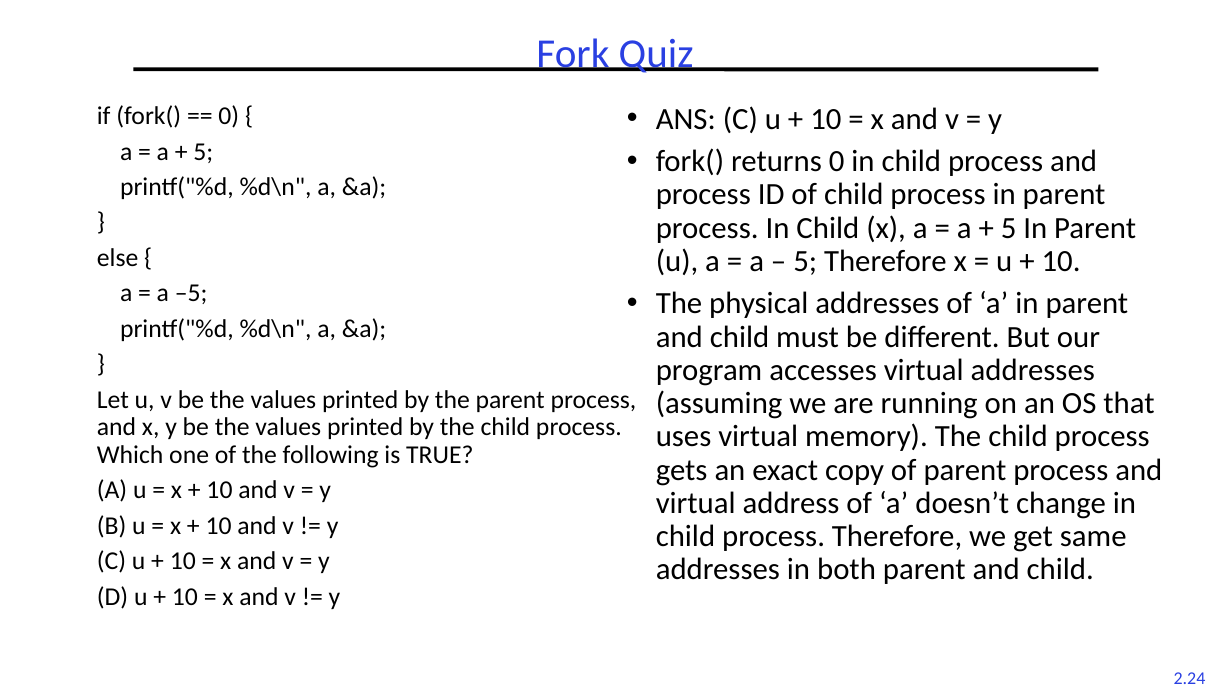
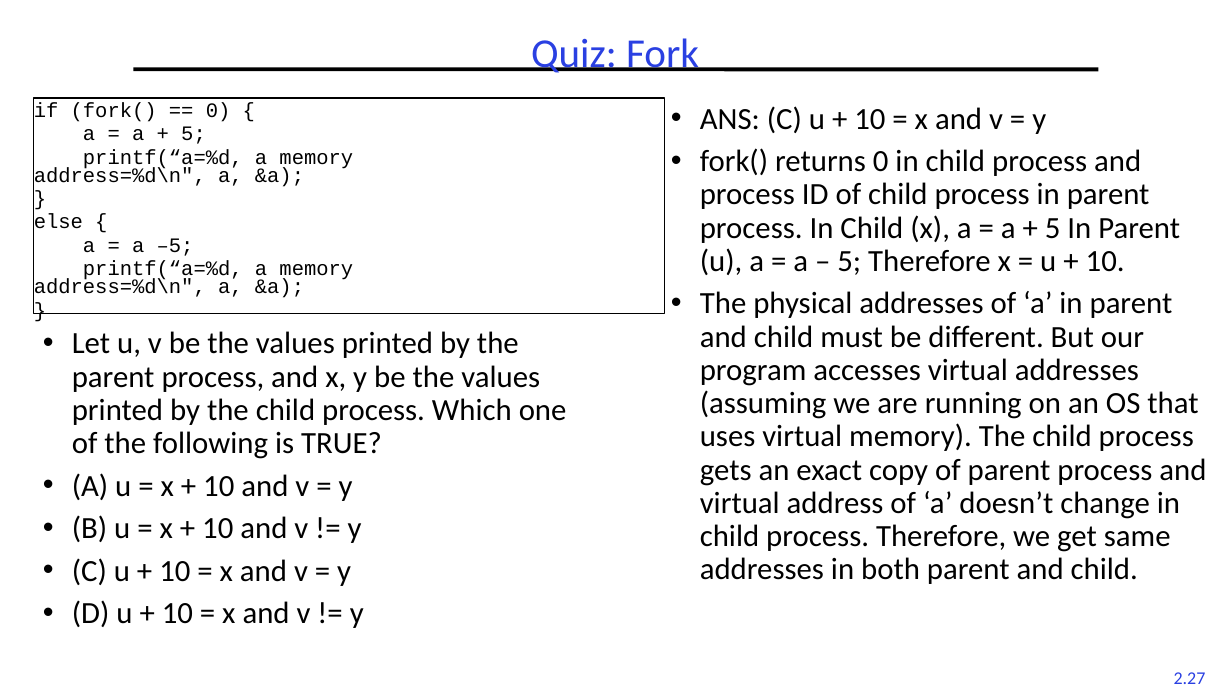
Before and after one commit to guhofstra/CSC256Fa25, a slide deck: slide 27 of PPTs/L2-Processes Threads.pptx (slide 24 before the commit). Drawn at 1232x693 pixels with LibreOffice and Linux fonts; fonts in the diff are those of the drawing. Boxes give left, top, right and bottom in pixels: in the first picture for what was removed or moved away, otherwise in the second. Text is boxed around its words. In the diff, an @@ line names an element or a change of style, - is before the commit and + after.

```diff
--- a/PPTs/L2-Processes Threads.pptx
+++ b/PPTs/L2-Processes Threads.pptx
@@ title at bbox=[531, 38, 699, 73]: text changed @@
-Fork Quiz
+Quiz: Fork
@@ text at bbox=[34, 102, 231, 256]: size 20 to 16 pt, font Calibri to Courier New in "if (fork() == 0) {", "a = a + 5;", "}", "else {" and 2 more places; line spacing 0.9 to 14pt; less space between paragraphs @@
@@ text "if (fork() == 0) {": place and size @@
-text "if (fork() == 0) {" at bbox=[97, 105, 637, 609]
+text "if (fork() == 0) {" at bbox=[34, 98, 665, 323]
@@ text "if (fork() == 0) {" at bbox=[34, 98, 665, 323]: outline none to #000000 1 pt @@
@@ text "ANS: (C) u + 10 ...": place and size @@
-text "ANS: (C) u + 10 ..." at bbox=[656, 106, 1162, 584]
+text "ANS: (C) u + 10 ..." at bbox=[700, 106, 1206, 584]
@@ text at bbox=[34, 149, 353, 187]: text changed; size 20 to 16 pt; font Calibri to Courier New @@
-printf("%d, %d\n", a, &a);
+printf(“a=%d, a memory address=%d\n", a, &a);
@@ text at bbox=[34, 261, 353, 298]: text changed; size 20 to 16 pt; font Calibri to Courier New @@
-printf("%d, %d\n", a, &a);
+printf(“a=%d, a memory address=%d\n", a, &a);
@@ text added at bbox=[72, 331, 567, 628], 24 pt, text #000000 @@
+• Let u, v be the values printed by the parent process, and x, y be the values printed by the child process. Which one of the following is TRUE?
+• (A) u = x + 10 and v = y
+• (B) u = x + 10 and v != y
+• (C) u + 10 = x and v = y
+• (D) u + 10 = x and v != y
@@ text at bbox=[97, 390, 637, 609]: paragraphs removed @@
-Let u, v be the values printed by the parent process, and x, y be the values printed by the child process. Which one of the following is TRUE?
-(A) u = x + 10 and v = y
-(B) u = x + 10 and v != y
-(C) u + 10 = x and v = y
-(D) u + 10 = x and v != y
@@ page number at bbox=[1174, 672, 1206, 684]: text changed @@
-2.24
+2.27
```
Also in this commit, not shown: 4 other slides changed, 3 slides added, 8 other files.
